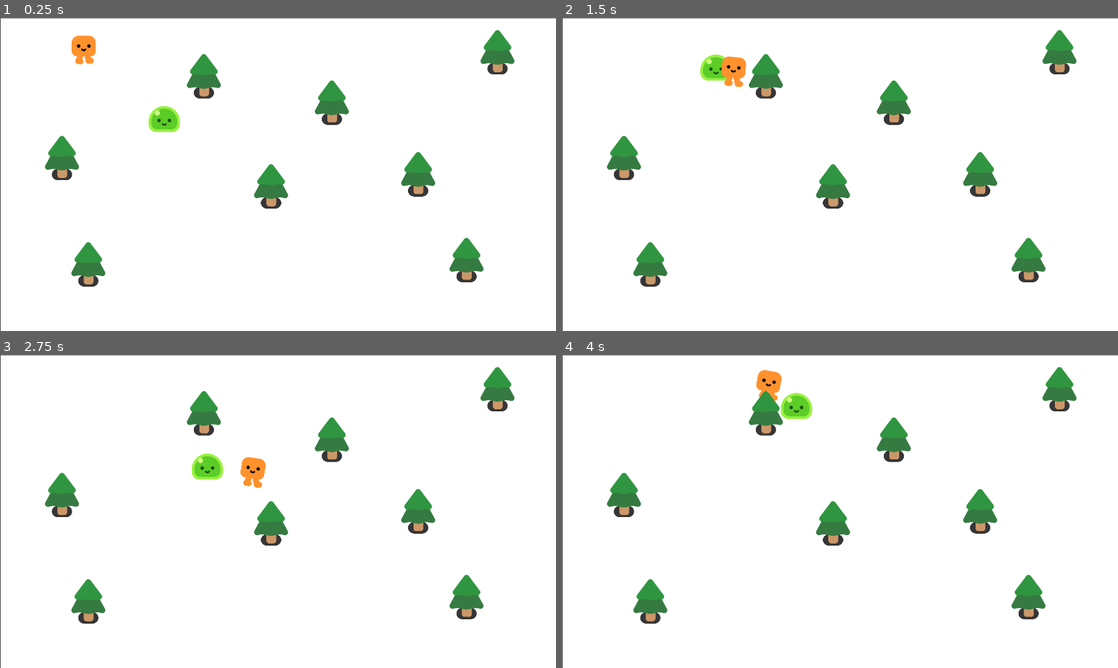
Above: before the commit, frames 1-4 (two rows, left to right).
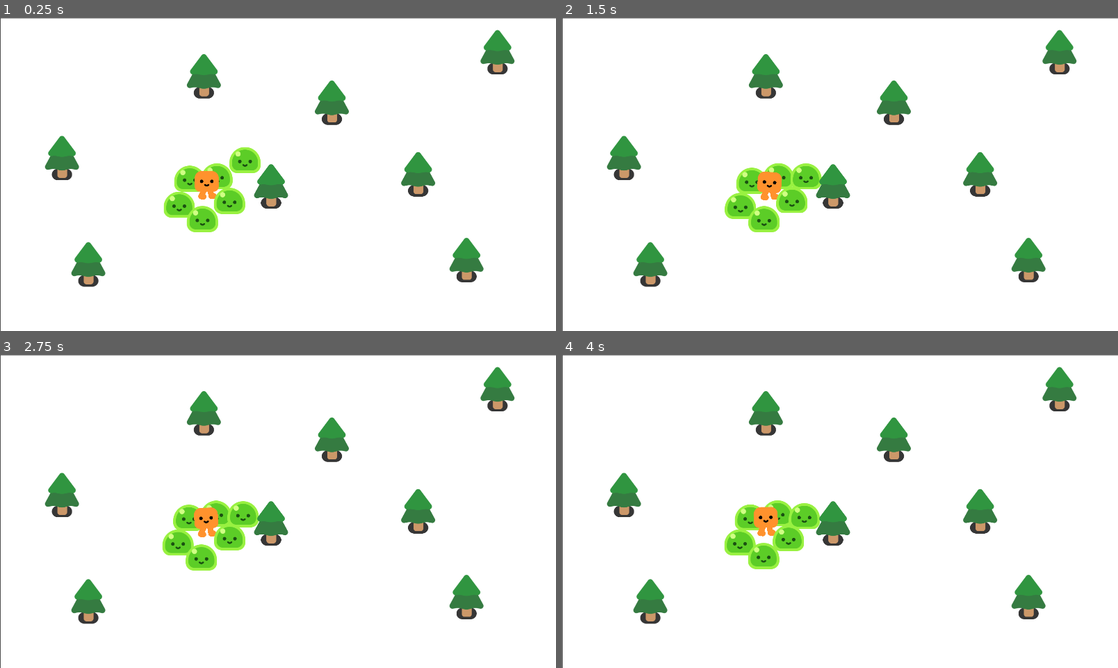
Above: after the commit, the same moments.

Repository: PL00T00/slime-game
Game: Godot game, scene res://slimeGame.tscn
Two runs of this game, one before a commit and one after it. Both use one fixed random seed, a clock stepped at 60 frames per second and the inputs below.
Inputs:
- Up to frame 1 (0.25 s): no input
- Up to frame 2 (1.5 s): hold D (move_right) 0.53-1.28 s; hold S (move_down) from 1.28 s (still down)
- Up to frame 3 (2.75 s): release S (move_down) at 2.03 s; hold D (move_right) from 2.03 s (still down)
- Up to frame 4 (4 s): release D (move_right) at 2.78 s; hold W (move_up) 2.78-3.53 s; hold A (move_left) from 3.53 s (still down)

The runs differ from the first frame. In frame 1, 3.2% of the frame differs, in the area x 12-47%, y 5-69%; in frame 2, 3.0%; in frame 3, 3.1%; in frame 4, 3.1%.

Commit message:
fixed up slime code

Diff:
--- a/green_slime.gd
+++ b/green_slime.gd
@@ -1,9 +1,6 @@
 extends CharacterBody2D
 
-var player
-
-func _ready():
-	player = get_node("/root/Game/Player")
+@onready var player = get_node("/root/Game/Player")
 
 func _physics_process(_delta):
 	var direction = global_position.direction_to(player.global_position)
--- a/slimeGame.tscn
+++ b/slimeGame.tscn
@@ -13,7 +13,7 @@
 offset_bottom = 1088.0
 
 [node name="Player" parent="." unique_id=1376508517 instance=ExtResource("1_8fnf2")]
-position = Vector2(288, 151)
+position = Vector2(710, 632)
 
 [node name="StaticBody2D" parent="." unique_id=1651831554 instance=ExtResource("2_8o8ej")]
 position = Vector2(701, 257)
@@ -40,4 +40,19 @@
 position = Vector2(1441, 595)
 
 [node name="Green Slime" parent="." unique_id=1345601311 instance=ExtResource("3_8o8ej")]
-position = Vector2(612, 424)
+position = Vector2(745, 580)
+
+[node name="Green Slime6" parent="." unique_id=111166321 instance=ExtResource("3_8o8ej")]
+position = Vector2(894, 489)
+
+[node name="Green Slime2" parent="." unique_id=1837451636 instance=ExtResource("3_8o8ej")]
+position = Vector2(655, 590)
+
+[node name="Green Slime3" parent="." unique_id=1860093699 instance=ExtResource("3_8o8ej")]
+position = Vector2(627, 669)
+
+[node name="Green Slime5" parent="." unique_id=1423896570 instance=ExtResource("3_8o8ej")]
+position = Vector2(694, 720)
+
+[node name="Green Slime4" parent="." unique_id=1137035744 instance=ExtResource("3_8o8ej")]
+position = Vector2(797, 704)
